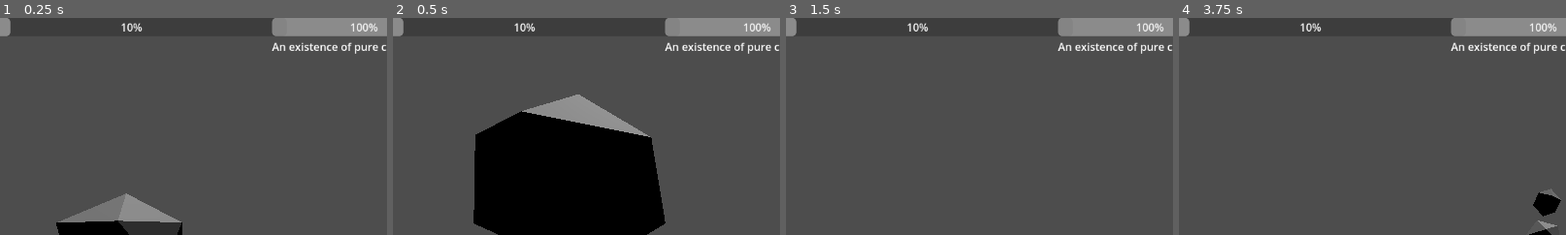
Above: before the commit, frames 1-4 (left to right).
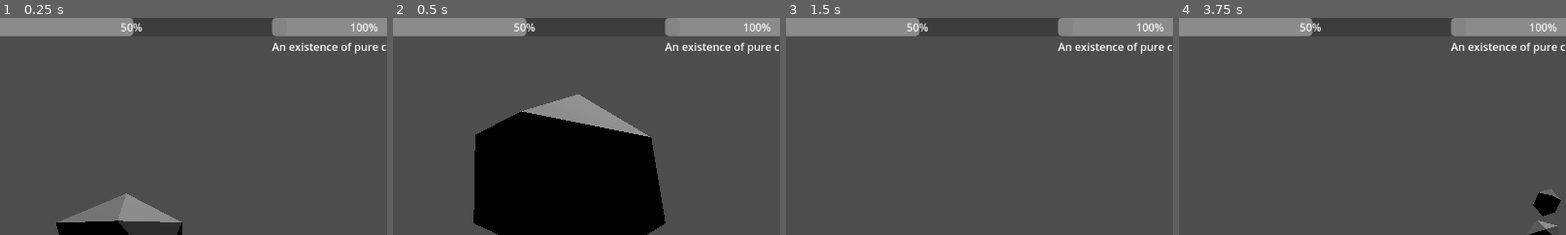
Above: after the commit, the same moments.

Repository: RavenRandomz/cube-extentialis-bossfight
Game: Godot game, scene res://testworld.tscn
The game is run twice, just before and just after one commit, with the same random seed, the same clock (stepped at 60 frames per second) and the same inputs.
Inputs (mouse positions are % of the whole screen's width and height, from its top left):
- Up to frame 1 (0.25 s): no input
- Up to frame 2 (0.5 s): no input
- Up to frame 3 (1.5 s): tap Enter at 0.5 s; move the mouse to (55, 50) at 0.52 s; press the mouse at (55, 50) at 0.53 s; hold W (player_forward) from 0.53 s (still down); tap Space (player_jump) at 0.77 s; move the mouse to (45, 50) at 1.27 s; release the mouse at (45, 50) at 1.28 s; tap Shift at 1.35 s
- Up to frame 4 (3.75 s): keep holding W (player_forward); tap Space (player_jump) at 1.52, 3.02 s; move the mouse to (52, 48) at 2.02 s; tap Alt at 2.1 s; move the mouse to (49, 52) at 2.77 s; tap Ctrl at 2.85 s; click (49, 52) at 2.92 s; move the mouse to (57, 51) at 3.52 s; press the mouse at (57, 51) at 3.53 s
The pictures show only the part of the screen within x 3-53%, y 0-50%; the shares and areas given below are measured in that part.

The runs differ from the first frame. In frame 1, 2.7% of the frame differs, in the area x 2-35%, y 0-9%; in frame 2, 2.7%; in frame 3, 2.7%; in frame 4, 2.7%.

Commit message:
Set player's starting health to 500

Diff:
--- a/character/player.tscn
+++ b/character/player.tscn
@@ -19,6 +19,7 @@
 bullet_source = NodePath("OrbitalCamera/CameraFacer/BulletSource")
 input_handler = NodePath("PlayerInputHandler")
 body_handler = NodePath("PlayerBodyHandler")
+starting_health = 500
 
 [node name="CollisionShape3D" type="CollisionShape3D" parent="."]
 shape = SubResource("BoxShape3D_mm66v")
